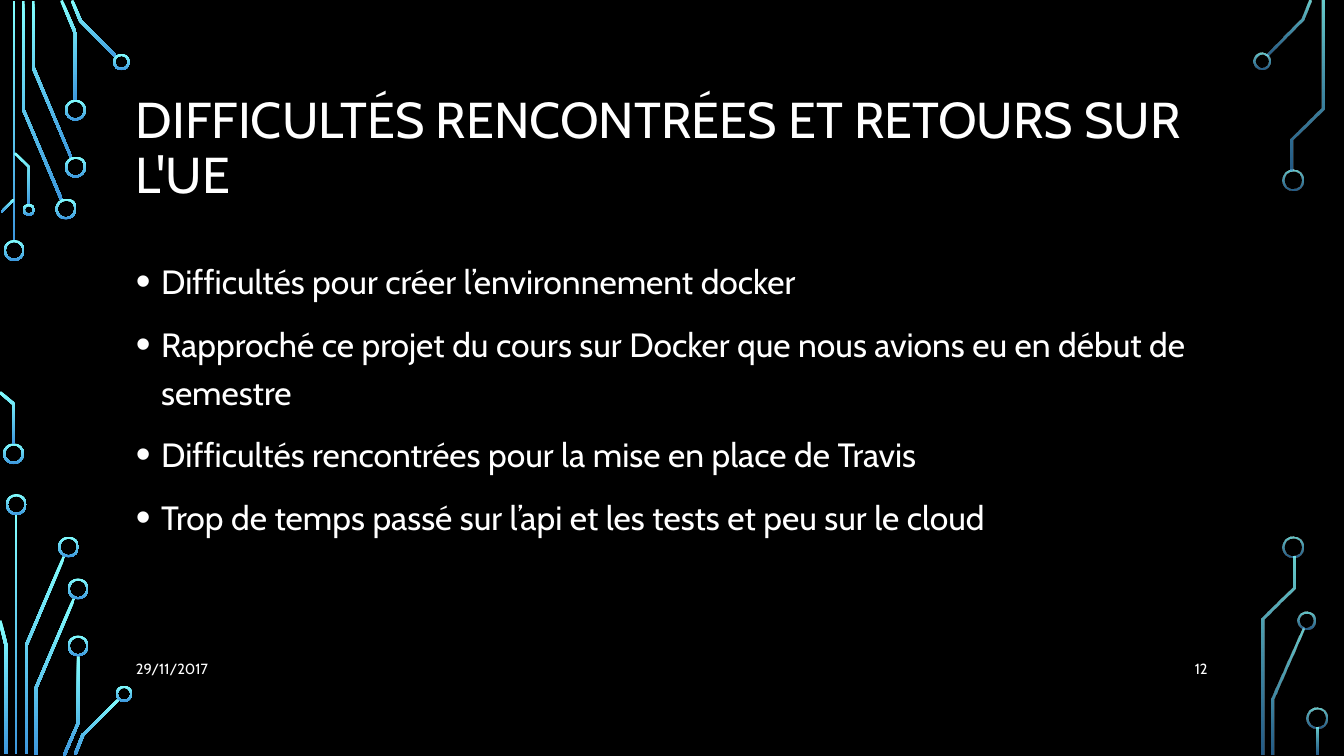
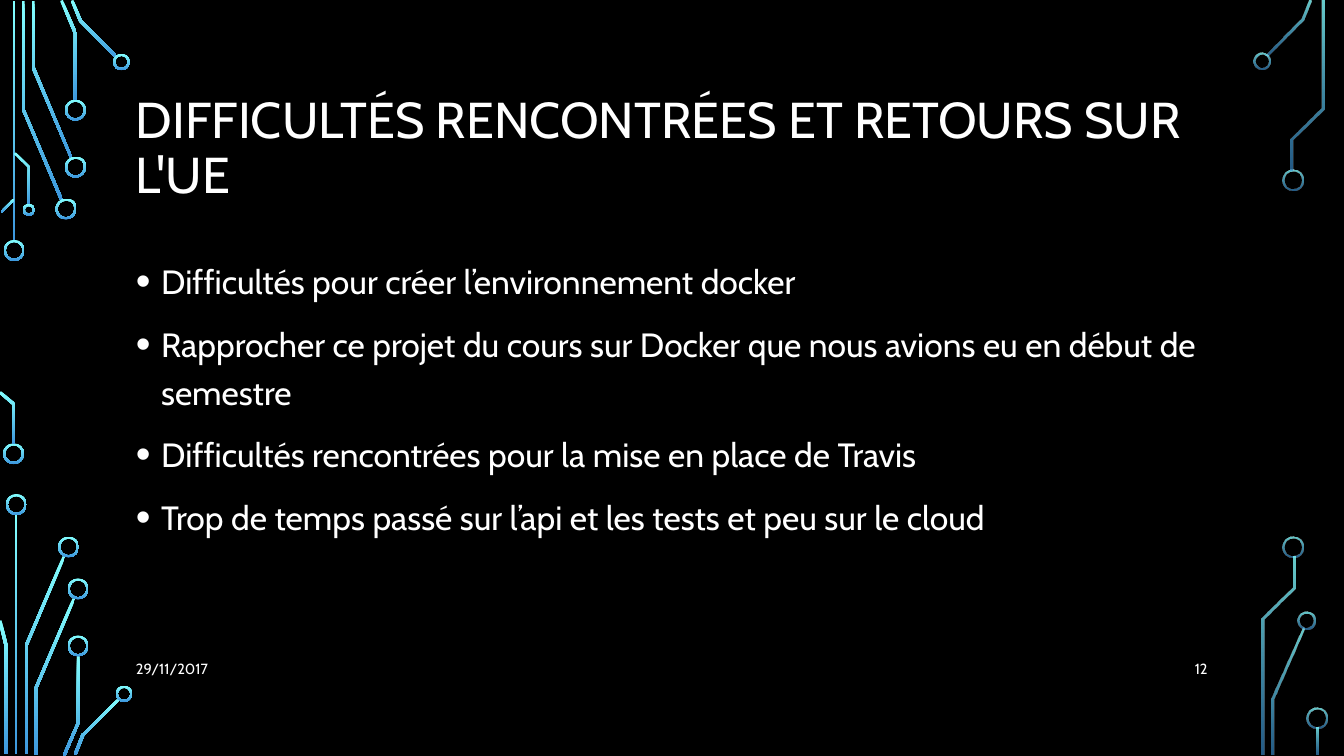
Before and after one commit to Julienbtn/cloud-project-equipe-7, a slide deck: slide 12 of Presentation Cloud.pptx. Drawn at 1344x756 pixels with LibreOffice and Linux fonts; fonts in the diff are those of the drawing; background and template pictures are left out. Boxes give left, top, right and bottom in pixels: in the first picture for what was removed or moved away, otherwise in the second. Text is boxed around its words. In the diff, an @@ line names an element or a change of style, - is before the commit and + after.

```diff
--- a/Presentation Cloud.pptx
+++ b/Presentation Cloud.pptx
@@ text at [161, 331, 1196, 406]: text changed @@
-• Rapproché ce projet du cours sur Docker que nous avions eu en début de semestre
+• Rapprocher ce projet du cours sur Docker que nous avions eu en début de semestre
```
Also in this commit, not shown: 4 other slides changed.
